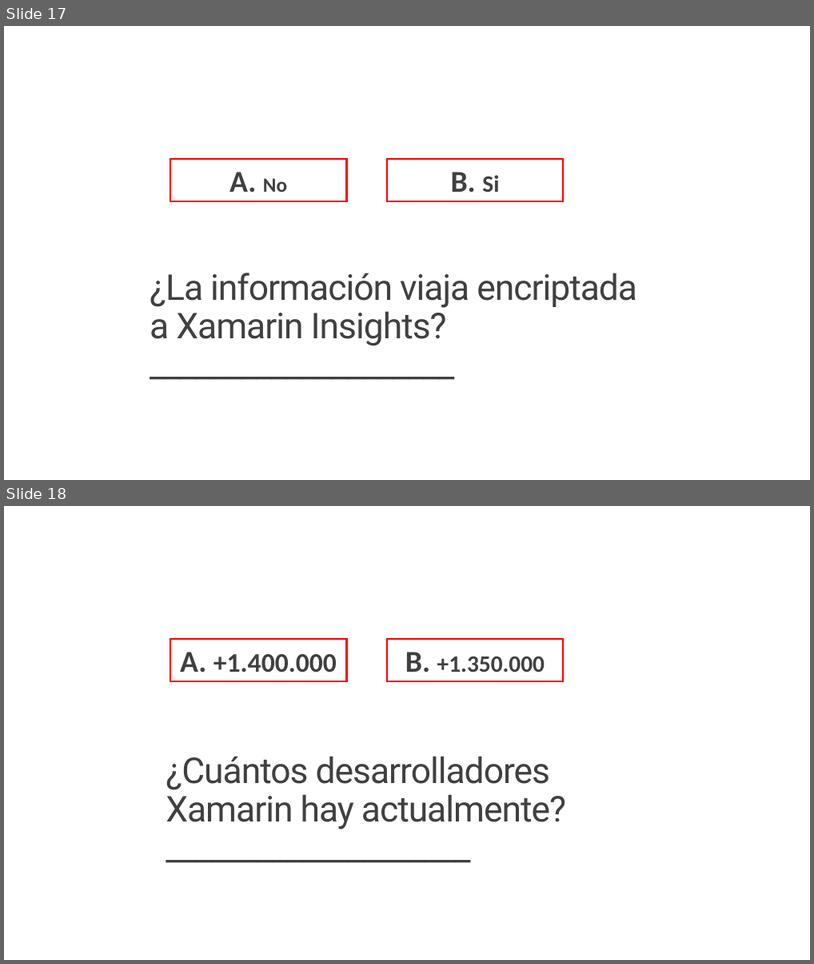
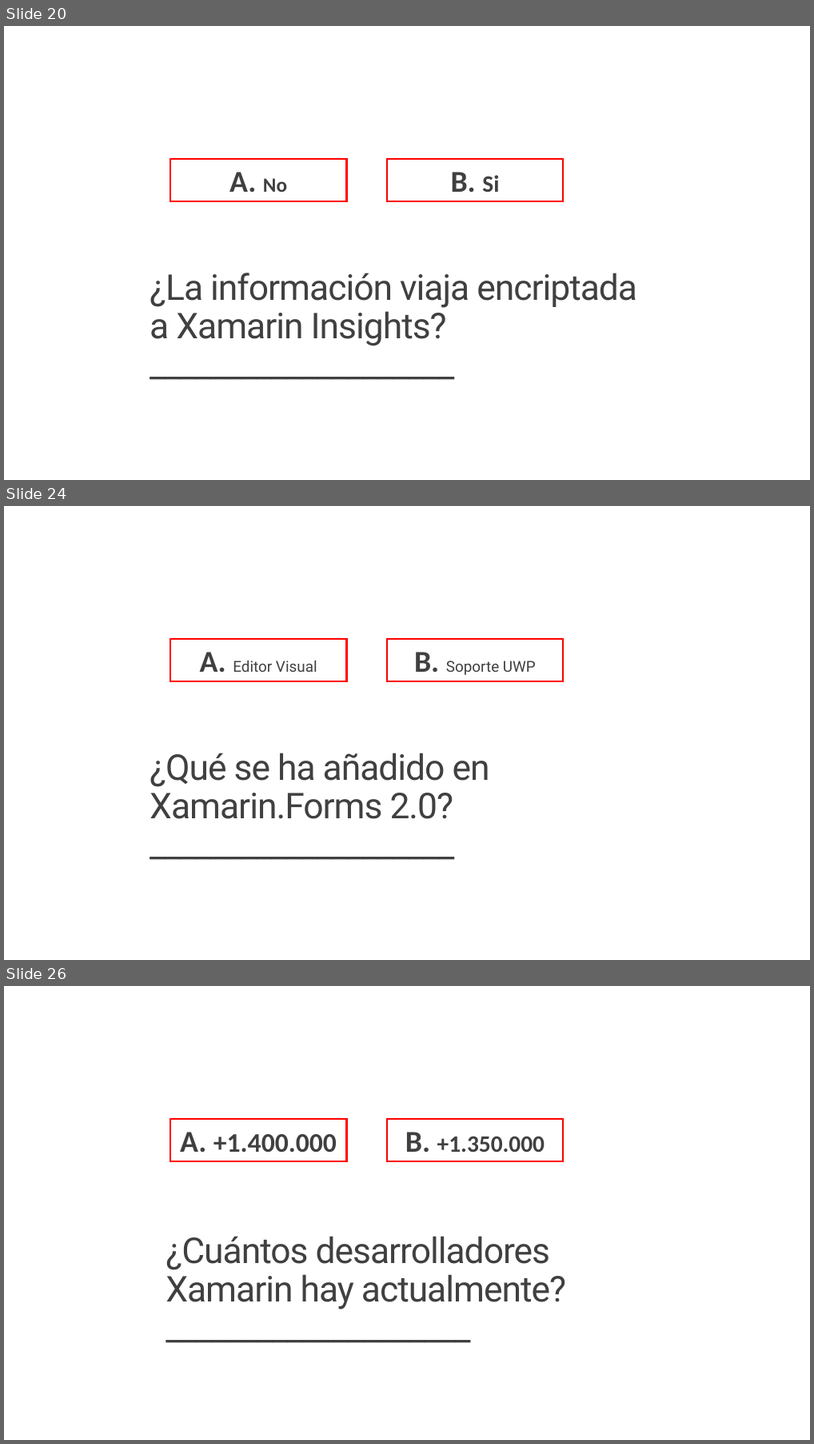
Before and after one commit to jsuarezruiz/Events, a slide deck: Xamarin 4 Party/03. Xamarin 4 Contest.pptx. Shown one above the other, each under a label of ours: slides 17 and 18 before the commit, slides 20, 24 and 26 after it; the slides between them are not shown. The pictures are 814x964 and 814x1444 pixels, drawn with LibreOffice and Linux fonts; fonts in the diff are those of the drawing. Boxes give left, top, right and bottom in pixels: in the first picture for what was removed or moved away, otherwise in the second. Text is boxed around its words. In the diff, an @@ line names an element or a change of style, - is before the commit and + after.

```diff
--- a/Xamarin 4 Party/03. Xamarin 4 Contest.pptx
+++ b/Xamarin 4 Party/03. Xamarin 4 Contest.pptx
@@ slide 24 added at (x1=4, y1=506, x2=810, y2=960), background #FFFFFF @@
@@ rectangle added at (x1=170, y1=639, x2=347, y2=681), outline #FF0000 2.25 pt, 18 pt, text #404040 @@
+A. Editor Visual
@@ rectangle added at (x1=387, y1=639, x2=563, y2=681), outline #FF0000 2.25 pt, 18 pt, text #404040 @@
+B. Soporte UWP
@@ title added at (x1=150, y1=752, x2=490, y2=819), 42.3 pt, text #404040 @@
+¿Qué se ha añadido en Xamarin.Forms 2.0?
+____________________
@@ what was slide 17 is now slide 20 @@
@@ what was slide 18 is now slide 26 @@
```
Also in this commit, not shown: 7 other slides added, 1 other file.
